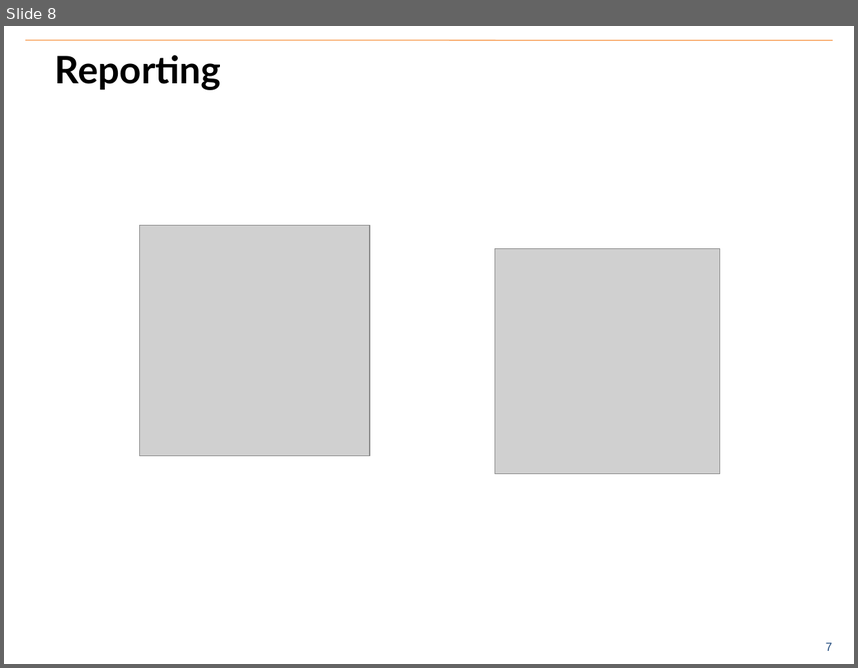
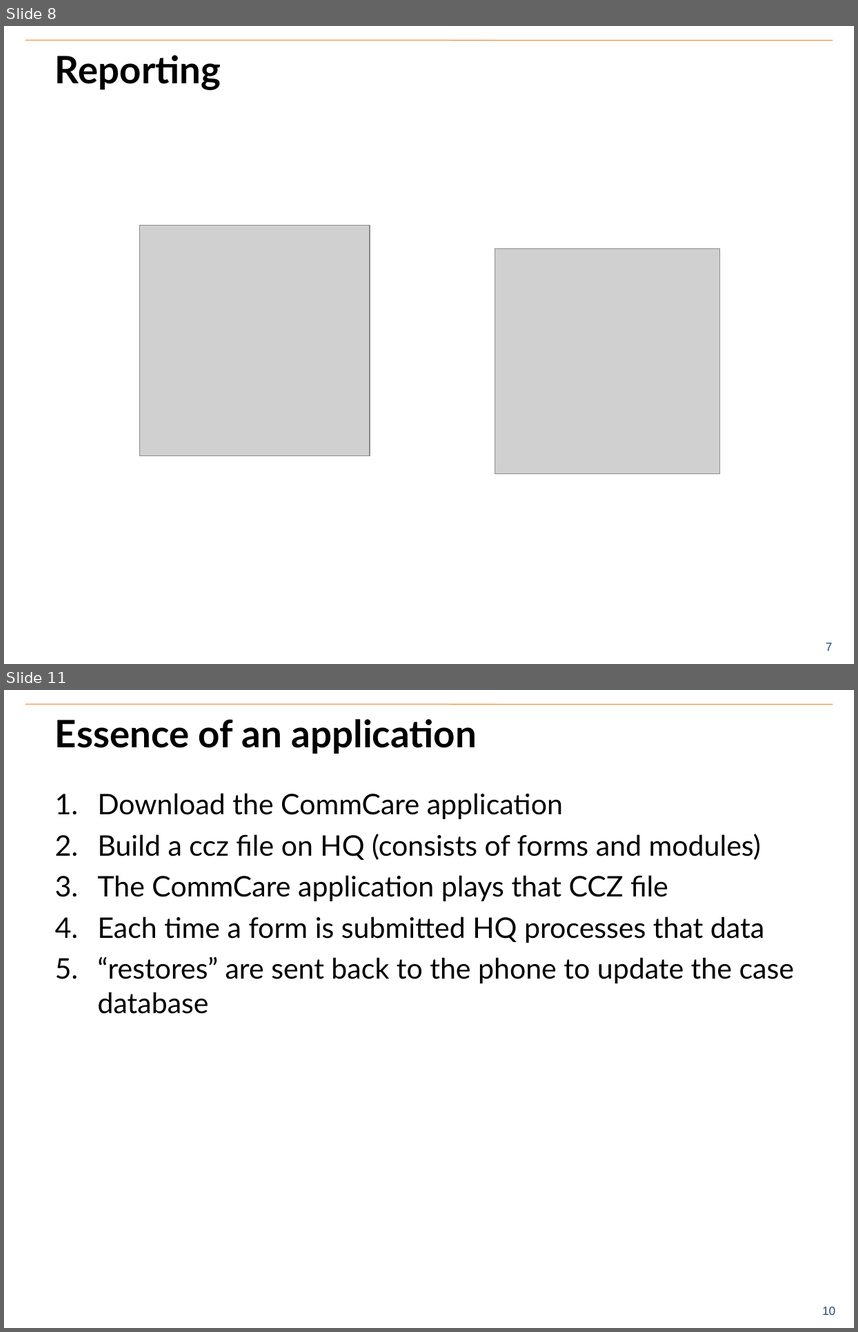
Before and after one commit to benrudolph/exi-training, a slide deck: Overview/commcare_overview.pptx. Shown one above the other, each under a label of ours: slide 8 before the commit, slides 8 and 11 after it; the slides between them are not shown. The pictures are 858x668 and 858x1332 pixels, drawn with LibreOffice and Linux fonts; fonts in the diff are those of the drawing; grey boxes stand for pictures; background and template pictures are left out. Boxes give left, top, right and bottom in pixels: in the first picture for what was removed or moved away, otherwise in the second. Text is boxed around its words. In the diff, an @@ line names an element or a change of style, - is before the commit and + after.

```diff
--- a/Overview/commcare_overview.pptx
+++ b/Overview/commcare_overview.pptx
@@ slide 11 added at <box>4,690,854,1328</box>, background #FFFFFF; not listed: 2 template elements that a slide beside it also shows @@
@@ title added at <box>55,719,477,754</box>, 32 pt, text #000000, bold @@
+Essence of an application
@@ text added at <box>98,793,794,1014</box>, 24 pt, text #000000 @@
+1. Download the CommCare application
+2. Build a ccz file on HQ (consists of forms and modules)
+3. The CommCare application plays that CCZ file
+4. Each time a form is submitted HQ processes that data
+5. “restores” are sent back to the phone to update the case database
```
Also in this commit, not shown: 2 other slides added.
